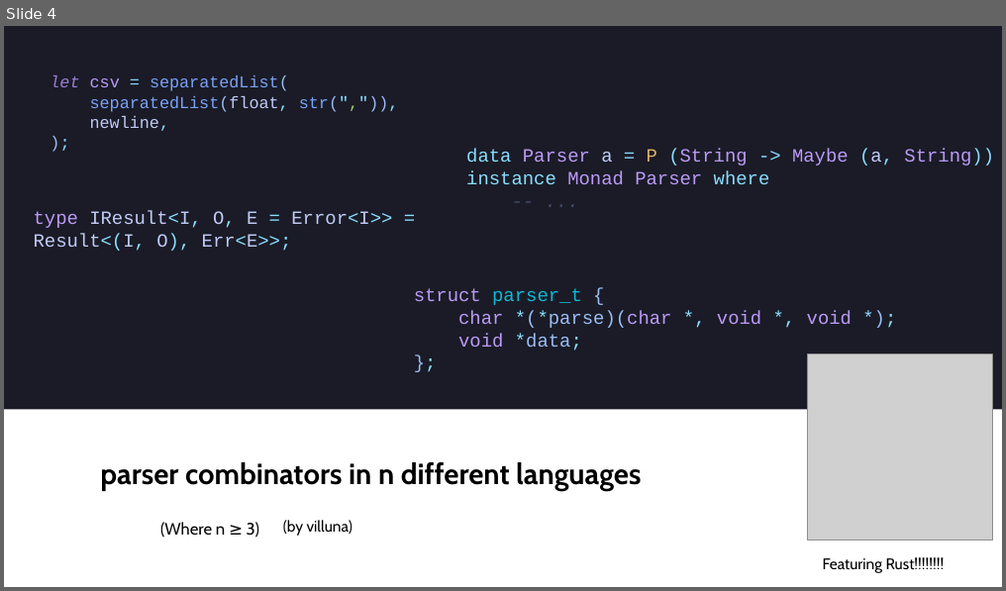
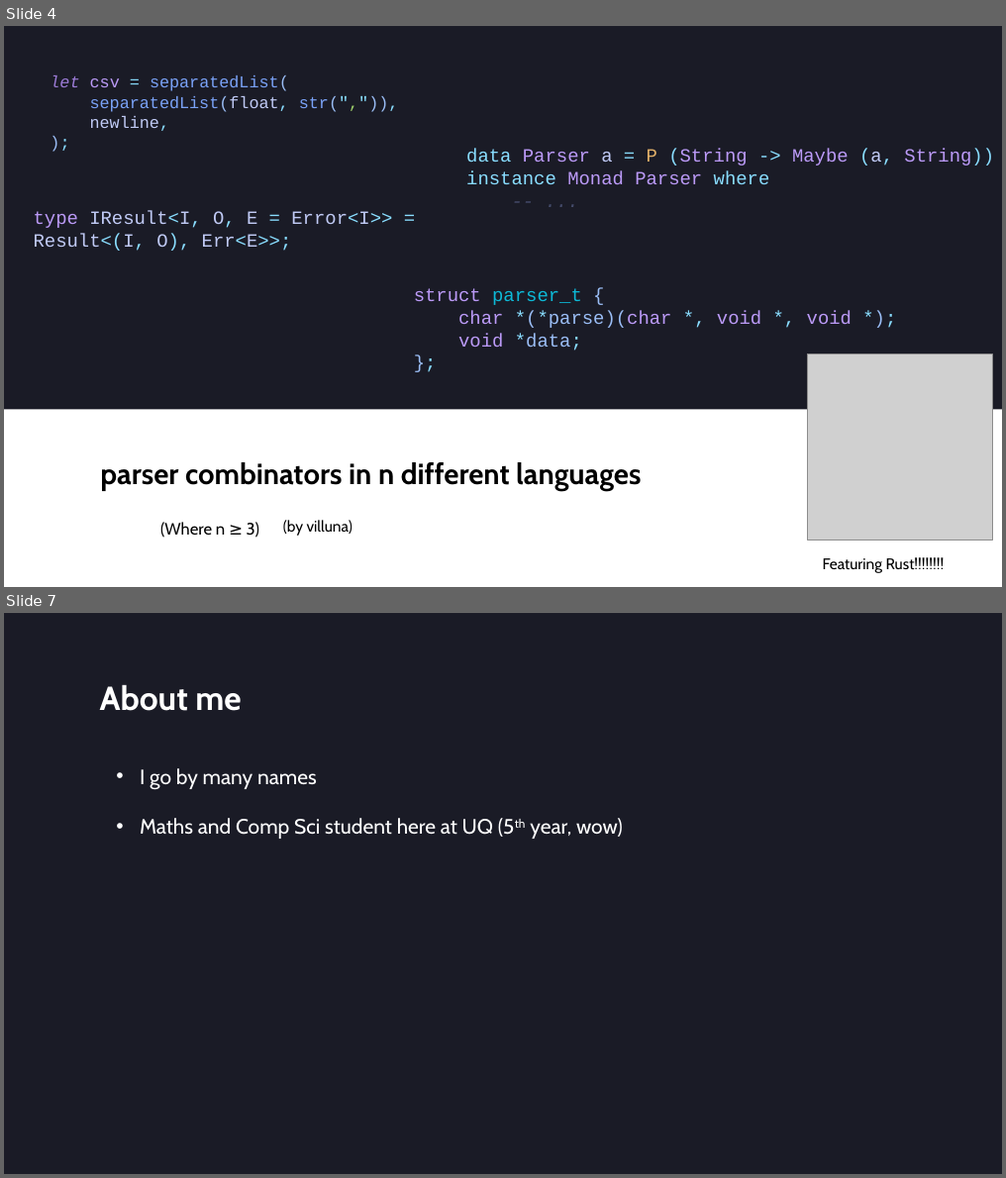
Before and after one commit to villuna/parsers-talk, a slide deck: presentation/presentation.pptx. Shown one above the other, each under a label of ours: slide 4 before the commit, slides 4 and 7 after it; the slides between them are not shown. The pictures are 1006x591 and 1006x1178 pixels, drawn with LibreOffice and Linux fonts; fonts in the diff are those of the drawing; grey boxes stand for pictures. Boxes give left, top, right and bottom in pixels: in the first picture for what was removed or moved away, otherwise in the second. Text is boxed around its words. In the diff, an @@ line names an element or a change of style, - is before the commit and + after.

```diff
--- a/presentation/presentation.pptx
+++ b/presentation/presentation.pptx
@@ slide 7 added at [4,613,1002,1174], background #1A1B26 @@
@@ title added at [100,684,241,711], 32 pt, text #FFFFFF, bold @@
+About me
@@ text added at [140,768,623,839], 20 pt, text #FFFFFF @@
+• I go by many names
+• Maths and Comp Sci student here at UQ (5th year, wow)
```
Also in this commit, not shown: 3 other slides changed, 27 other slides added, 1 slide removed, 6 other files.
